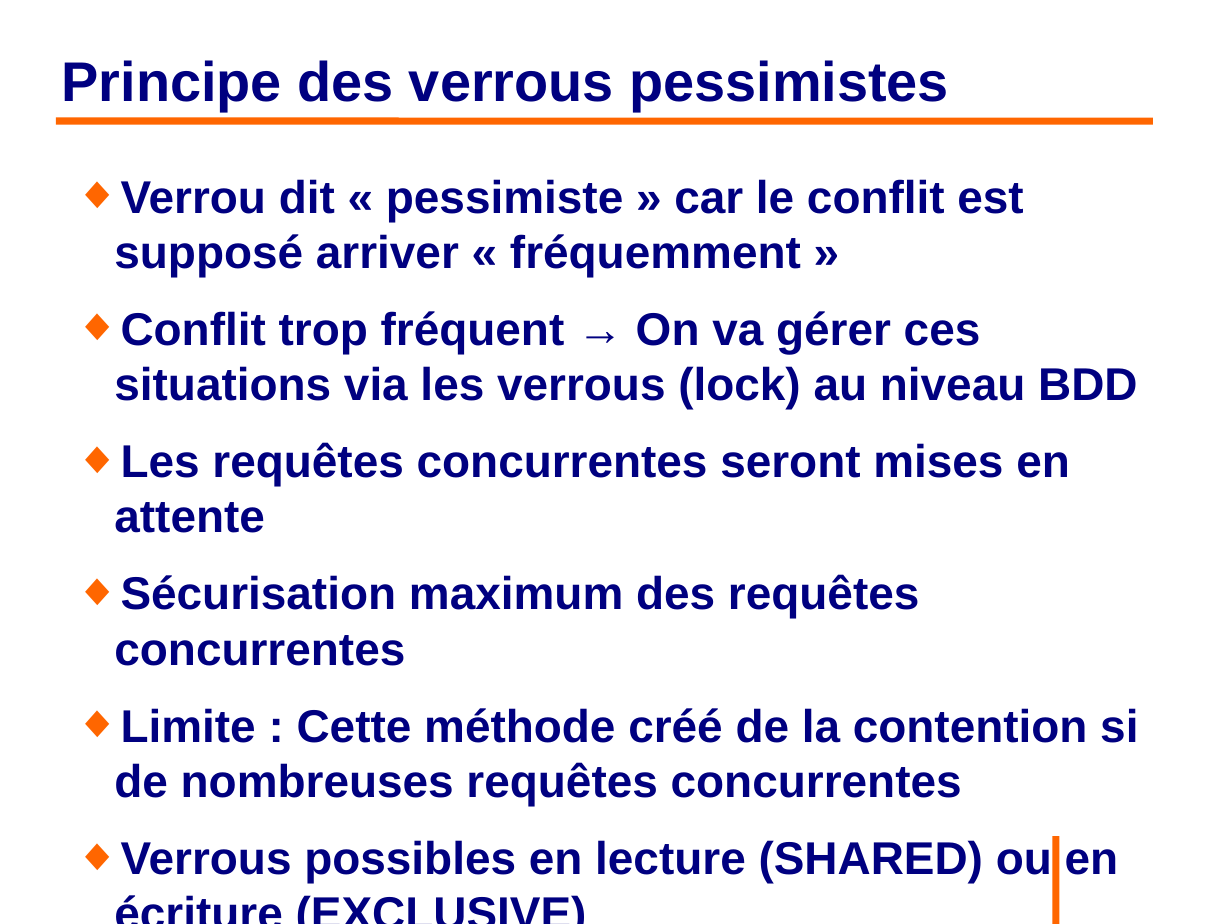
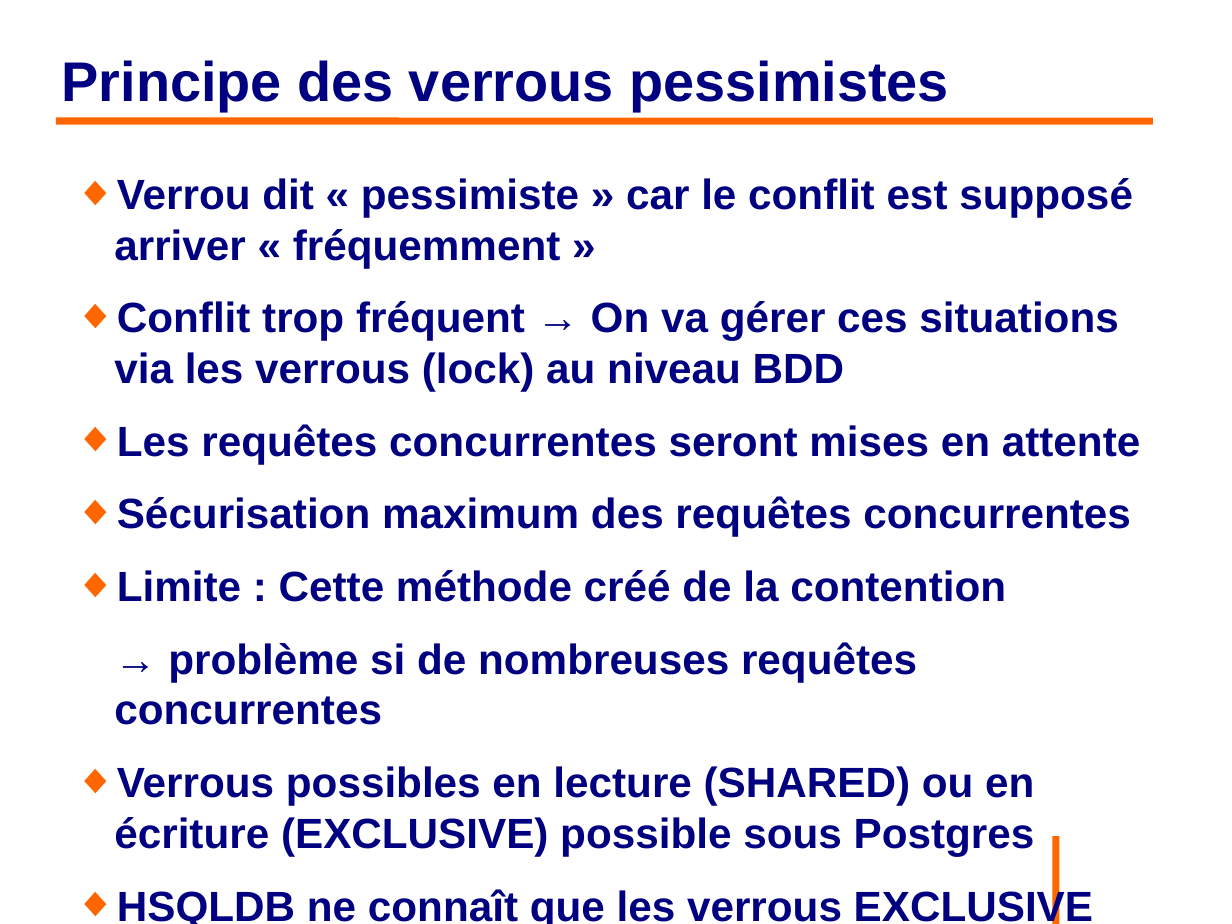
Before and after one commit to philphils/formation-hibernate-avancee, a slide deck: slide 103 of Documentation/diapo_formation_hibernate_avancee.odp. Drawn at 1232x924 pixels with LibreOffice and Linux fonts; fonts in the diff are those of the drawing; background and template pictures are left out. Boxes give left, top, right and bottom in pixels: in the first picture for what was removed or moved away, otherwise in the second. Text is boxed around its words. In the diff, an @@ line names an element or a change of style, - is before the commit and + after.

Commit message:
Finalisation partie verrou TP4

```diff
--- a/Documentation/diapo_formation_hibernate_avancee.odp
+++ b/Documentation/diapo_formation_hibernate_avancee.odp
@@ text at (114, 178, 1140, 537): size 29.6 to 27.2 pt in "Verrou dit « pessimiste » car le ...", "Conflit trop fréquent → On va gérer ...", "Les requêtes concurrentes seront mises en attente", "Sécurisation maximum des requêtes concurrentes" @@
@@ text at (114, 570, 1093, 924): text changed; size 29.6 to 27.2 pt @@
-◆ Limite : Cette méthode créé de la contention si de nombreuses requêtes concurrentes
-◆ Verrous possibles en lecture (SHARED) ou en écriture (EXCLUSIVE)
+◆ Limite : Cette méthode créé de la contention
+→ problème si de nombreuses requêtes concurrentes
+◆ Verrous possibles en lecture (SHARED) ou en écriture (EXCLUSIVE) possible sous Postgres
+◆ HSQLDB ne connaît que les verrous EXCLUSIVE
```
Also in this commit, not shown: 2 other slides changed, 3 slides added.
